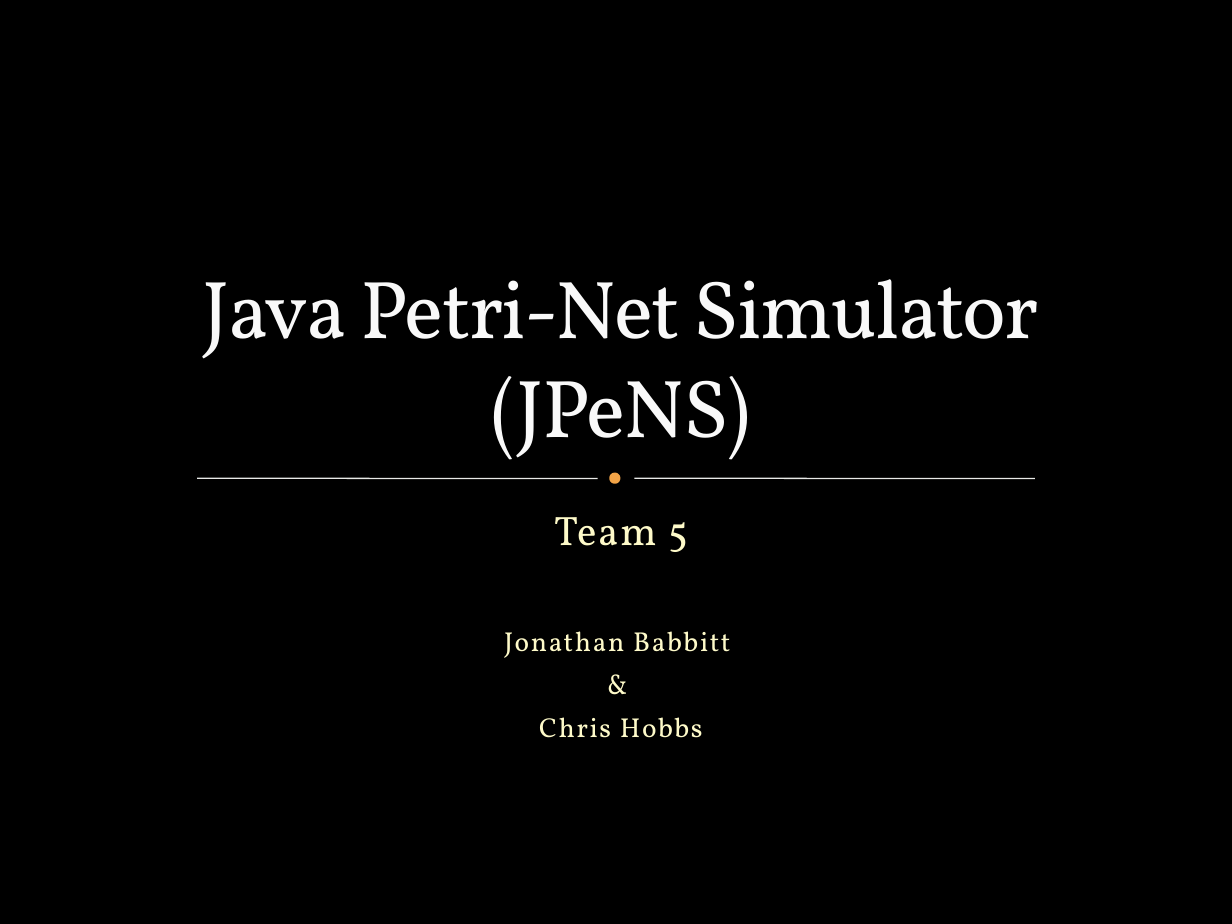
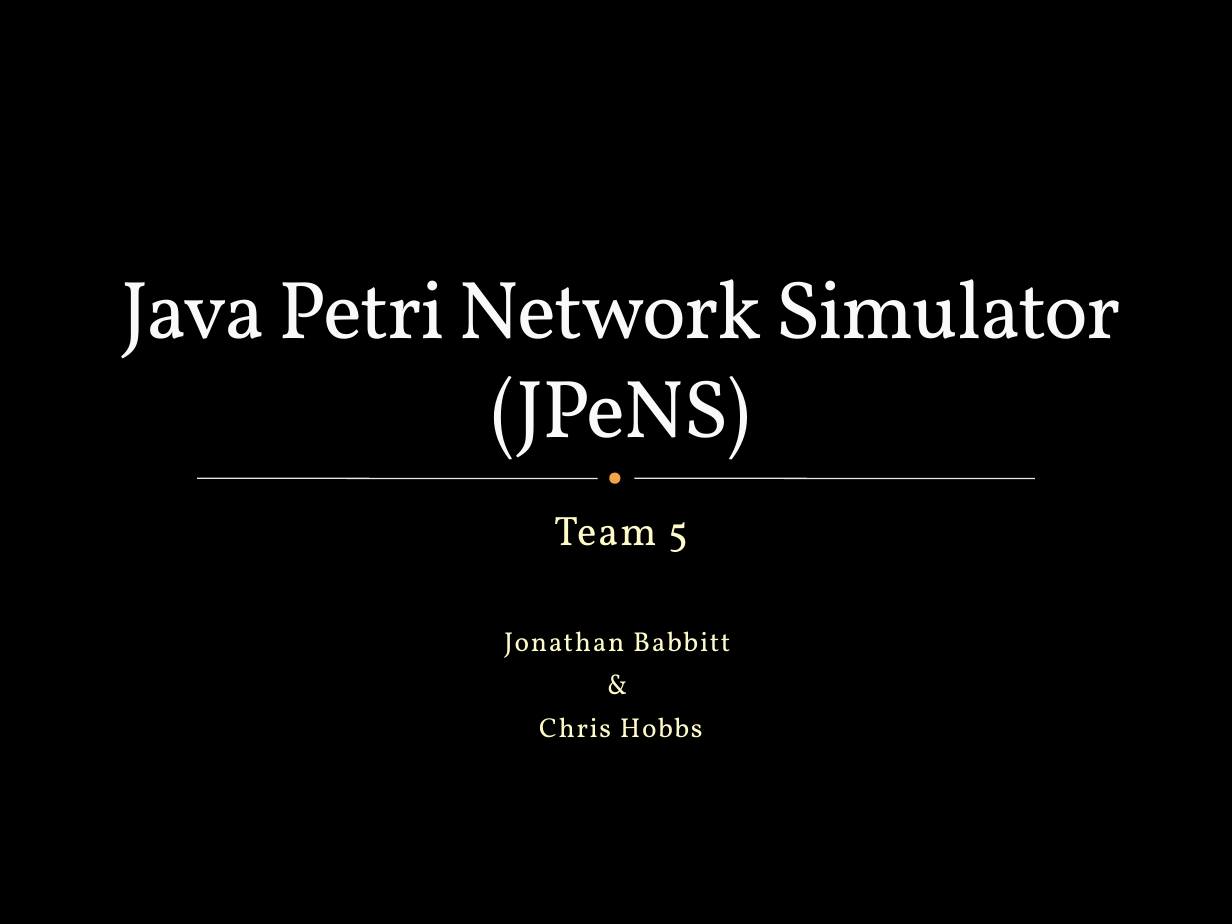
Before and after one commit to Hobbit/JPeNS, a slide deck: slide 1 of src/JPeNS_Presentation.pptx. Drawn at 1232x924 pixels with LibreOffice and Linux fonts; fonts in the diff are those of the drawing; background and template pictures are left out. Boxes give left, top, right and bottom in pixels: in the first picture for what was removed or moved away, otherwise in the second. Text is boxed around its words. In the diff, an @@ line names an element or a change of style, - is before the commit and + after.

Commit message:
Update to ppt presentation

```diff
--- a/src/JPeNS_Presentation.pptx
+++ b/src/JPeNS_Presentation.pptx
@@ title at box(121, 279, 1121, 474): text changed @@
-Java Petri-Net Simulator
-(JPeNS)
+Java Petri Network Simulator
+(JPeNS)
```
Also in this commit, not shown: 2 other slides changed.
